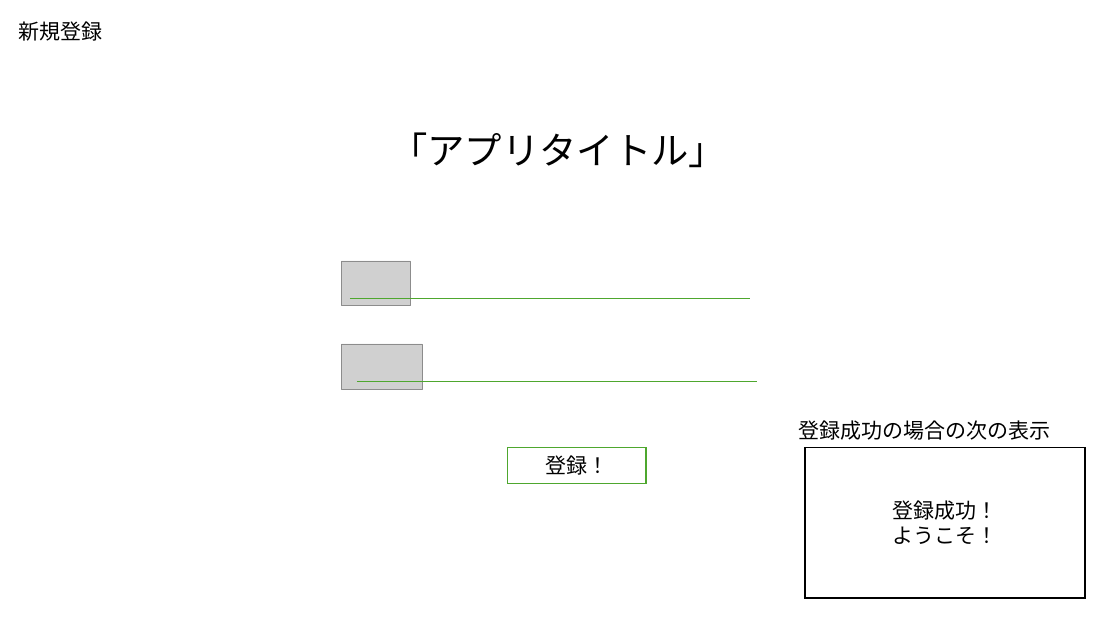
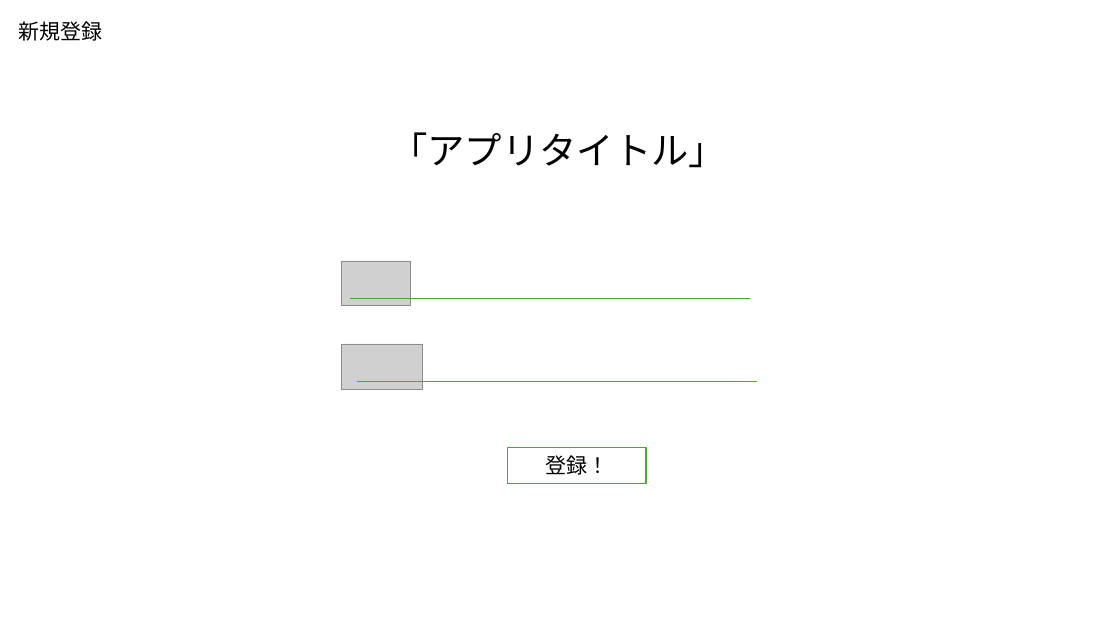
Before and after one commit to plusdojo2024/B5, a slide deck: slide 2 of doc/02_外部設計/外部設計_麻雀アプリ.pptx. Drawn at 1120x630 pixels with LibreOffice and Linux fonts; fonts in the diff are those of the drawing; grey boxes stand for pictures. Boxes give left, top, right and bottom in pixels: in the first picture for what was removed or moved away, otherwise in the second. Text is boxed around its words. In the diff, an @@ line names an element or a change of style, - is before the commit and + after.

```diff
--- a/doc/02_外部設計/外部設計_麻雀アプリ.pptx
+++ b/doc/02_外部設計/外部設計_麻雀アプリ.pptx
@@ text removed at [799,420,1051,440] @@
-登録成功の場合の次の表示
@@ rectangle removed at [805,448,1085,599] @@
-登録成功！
-ようこそ！
```
Also in this commit, not shown: 2 other slides changed, 17 slides added.
